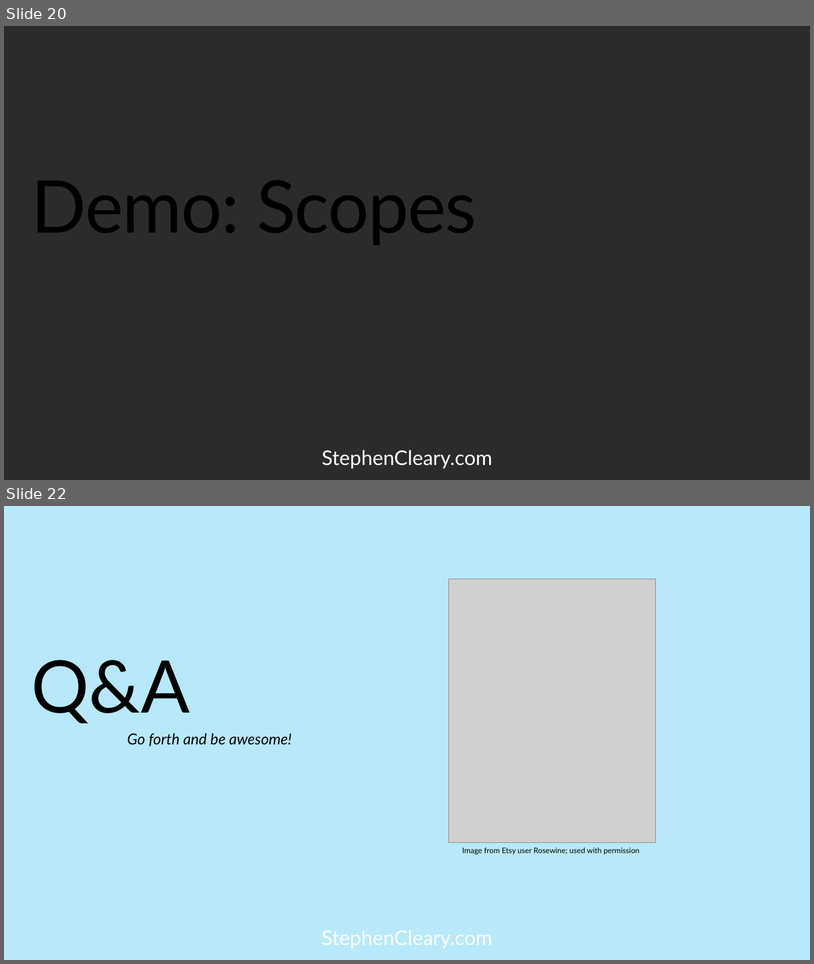
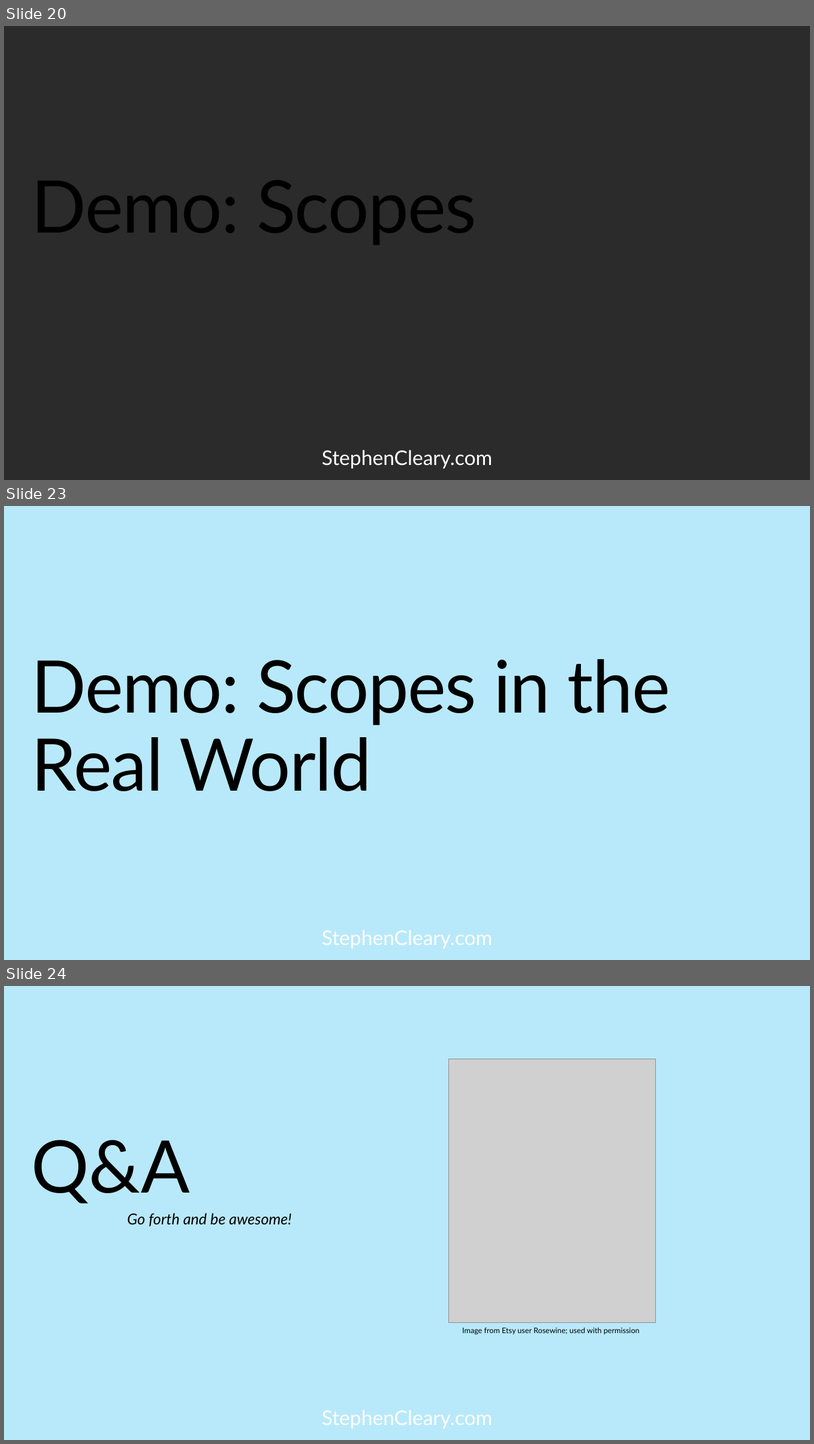
Before and after one commit to StephenCleary/Presentations, a slide deck: Telemetry/Logging Hero.pptx. Shown one above the other, each under a label of ours: slides 20 and 22 before the commit, slides 20, 23 and 24 after it; the slides between them are not shown. The pictures are 814x964 and 814x1444 pixels, drawn with LibreOffice and Linux fonts; fonts in the diff are those of the drawing; grey boxes stand for pictures; background and template pictures are left out; a plain dark background stands for a picture behind light text. Boxes give left, top, right and bottom in pixels: in the first picture for what was removed or moved away, otherwise in the second. Text is boxed around its words. In the diff, an @@ line names an element or a change of style, - is before the commit and + after.

```diff
--- a/Telemetry/Logging Hero.pptx
+++ b/Telemetry/Logging Hero.pptx
@@ slide 23 added at [4, 506, 810, 960], background picture (left out); not listed: 1 template element that a slide beside it also shows @@
@@ title added at [32, 659, 671, 791], 86.3 pt, text #000000 @@
+Demo: Scopes in the Real World
@@ what was slide 22 is now slide 24 @@
```
Also in this commit, not shown: 3 slides changed, 1 other slide added.
